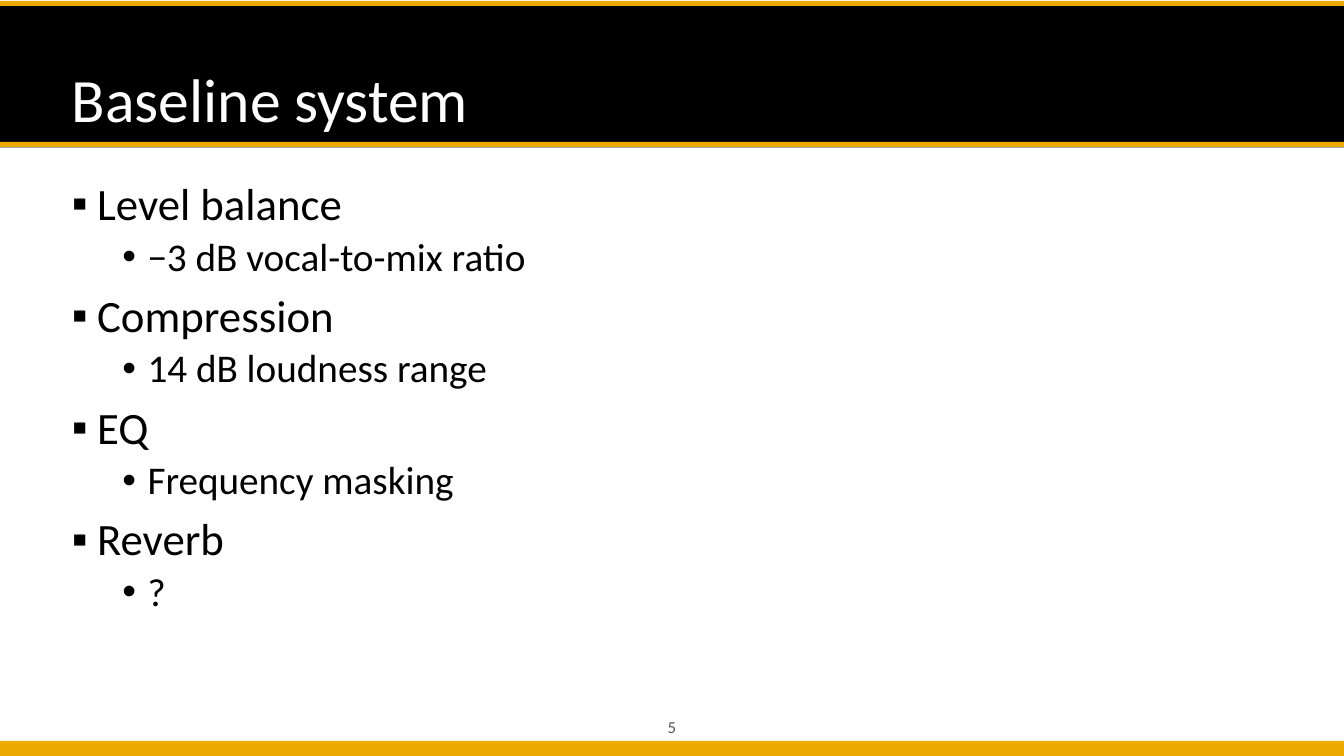
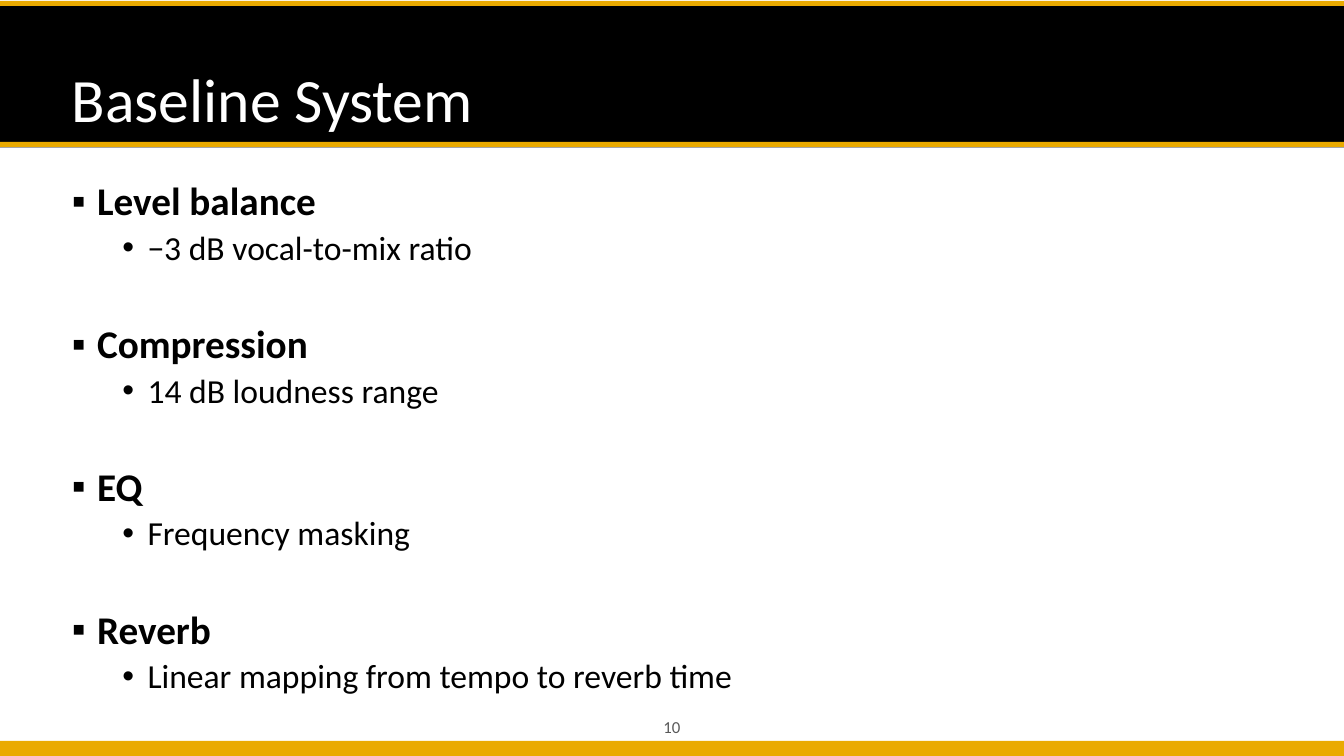
Before and after one commit to likelian/Lab_spring2022, a slide deck: slide 10 of doc/PPT/ Automatic Mixing Proposal.pptx (slide 5 before the commit). Drawn at 1344x756 pixels with LibreOffice and Linux fonts; fonts in the diff are those of the drawing; background and template pictures are left out. Boxes give left, top, right and bottom in pixels: in the first picture for what was removed or moved away, otherwise in the second. Text is boxed around its words. In the diff, an @@ line names an element or a change of style, - is before the commit and + after.

```diff
--- a/doc/PPT/ Automatic Mixing Proposal.pptx
+++ b/doc/PPT/ Automatic Mixing Proposal.pptx
@@ title at [72, 79, 473, 132]: text changed @@
-Baseline system
+Baseline System
@@ text at [97, 187, 472, 645]: size 32 to 28 pt, bold on in "Level balance", "Compression", "EQ", "Reverb"; size 28 to 24 pt in "−3 dB vocal-to-mix ratio", "14 dB loudness range", "Frequency masking" @@
@@ text at [148, 664, 732, 694]: text changed; size 28 to 24 pt @@
-  • ?
+  • Linear mapping from tempo to reverb time
@@ page number at [663, 722, 680, 733]: text changed @@
-5
+10
```
Also in this commit, not shown: 10 other slides changed, 11 slides added, 1 slide removed, 12 other files.
